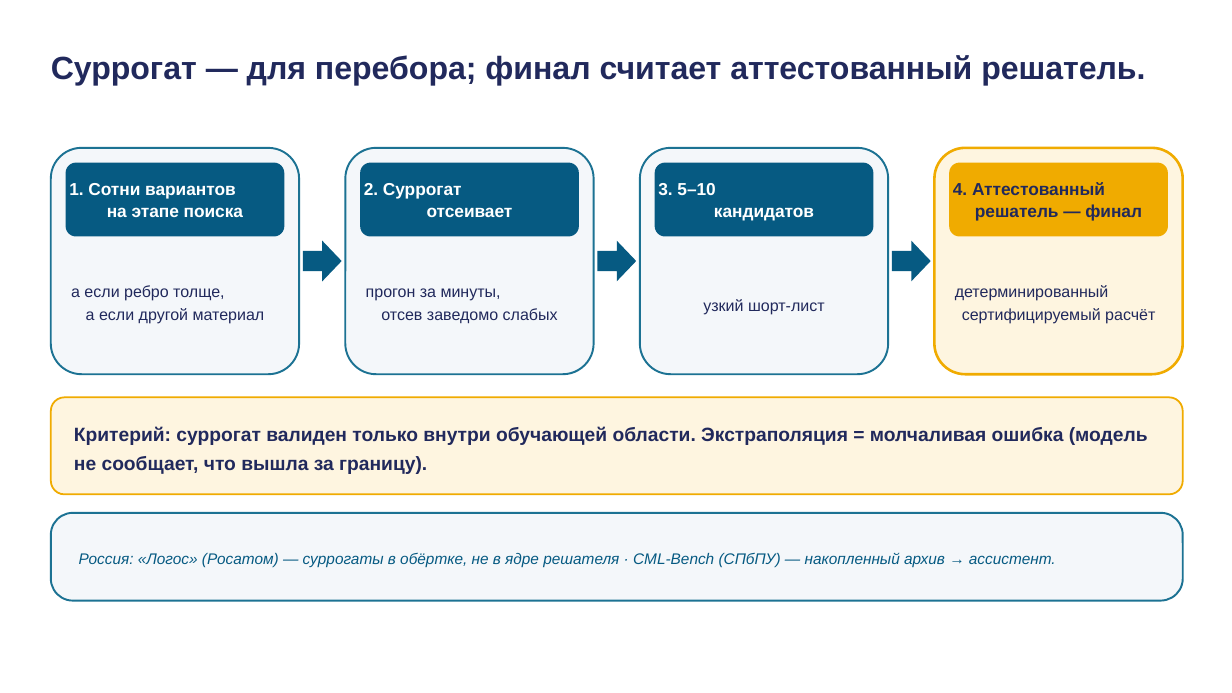
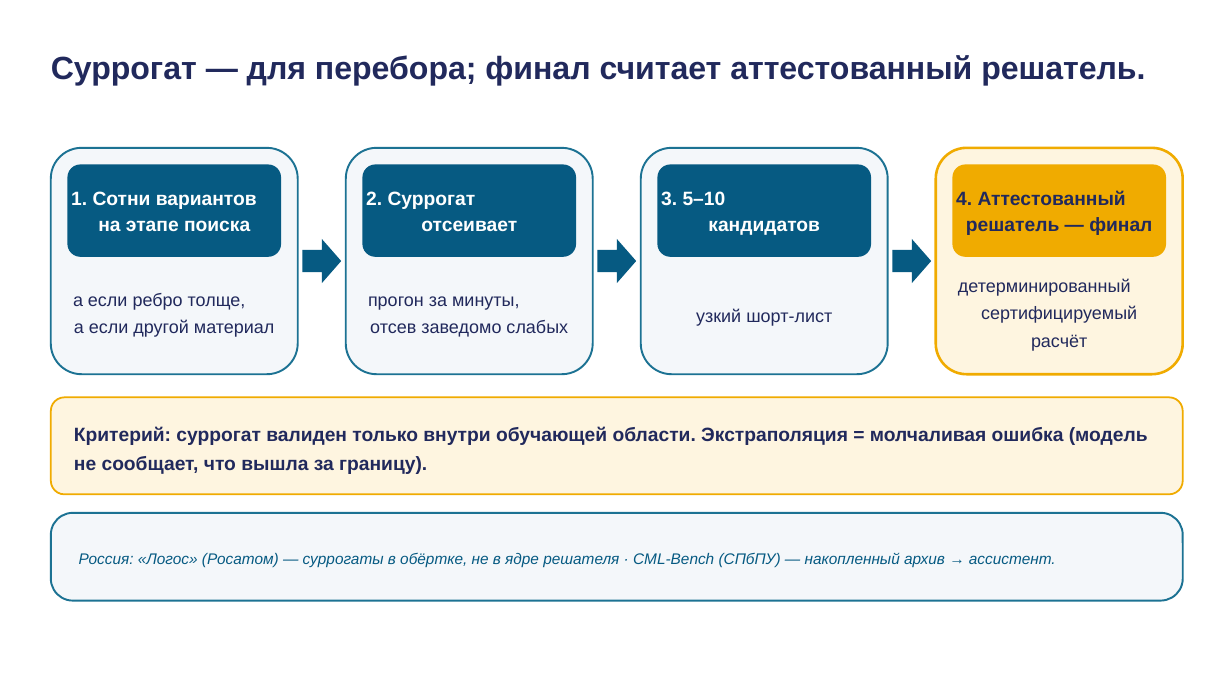
Before and after one commit to tellina-study/AI-usage-lessons, a slide deck: slide 19 of library/lectures/lec-06/rendered/lec-06.pptx. Drawn at 1232x693 pixels with LibreOffice and Linux fonts; fonts in the diff are those of the drawing. Boxes give left, top, right and bottom in pixels: in the first picture for what was removed or moved away, otherwise in the second. Text is boxed around its words. In the diff, an @@ line names an element or a change of style, - is before the commit and + after.

```diff
--- a/library/lectures/lec-06/rendered/lec-06.pptx
+++ b/library/lectures/lec-06/rendered/lec-06.pptx
@@ rounded rectangle resized from (x1=66, y1=163, x2=285, y2=237) to (x1=67, y1=165, x2=281, y2=257) @@
@@ rounded rectangle resized from (x1=360, y1=163, x2=579, y2=237) to (x1=362, y1=165, x2=576, y2=257) @@
@@ size 13.5 to 15 pt; line spacing 1.08 to 1.1 in 4 elements at (x1=661, y1=191, x2=820, y2=235), (x1=956, y1=190, x2=1152, y2=235), (x1=71, y1=191, x2=257, y2=232), (x1=366, y1=191, x2=517, y2=231) @@
@@ rounded rectangle resized from (x1=654, y1=163, x2=873, y2=237) to (x1=657, y1=165, x2=871, y2=257) @@
@@ rounded rectangle resized from (x1=949, y1=163, x2=1168, y2=237) to (x1=953, y1=165, x2=1166, y2=257) @@
@@ text "а если ребро толще, а ..." moved from (x1=71, y1=285, x2=265, y2=324) to (x1=73, y1=293, x2=275, y2=337) @@
@@ text "прогон за минуты, отсев заведомо ..." moved from (x1=366, y1=288, x2=558, y2=324) to (x1=368, y1=296, x2=568, y2=337) @@
@@ text "узкий шорт-лист" moved from (x1=703, y1=299, x2=825, y2=315) to (x1=696, y1=309, x2=832, y2=326) @@
@@ size 12.5 to 14 pt; line spacing 1.22 to 1.28 in 4 elements at (x1=696, y1=309, x2=832, y2=326), (x1=73, y1=293, x2=275, y2=337), (x1=368, y1=296, x2=568, y2=337), (x1=958, y1=278, x2=1137, y2=351) @@
@@ text "детерминированный сертифицируемый расчёт" moved from (x1=955, y1=285, x2=1155, y2=324) to (x1=958, y1=278, x2=1137, y2=351) @@
```
Also in this commit, not shown: 29 other slides changed, 8 other files.
